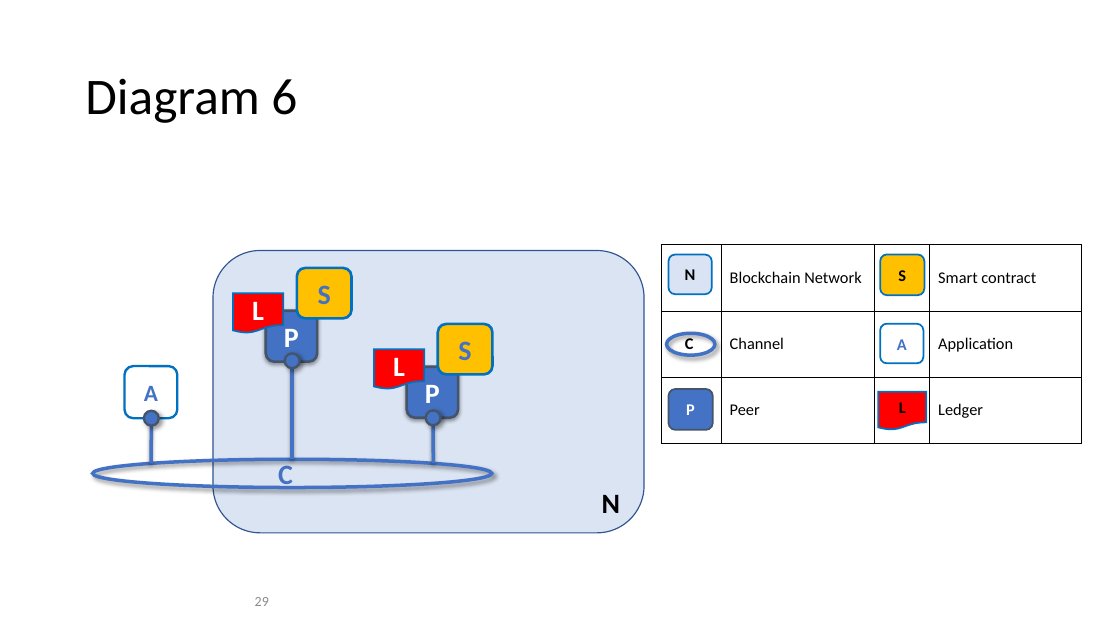
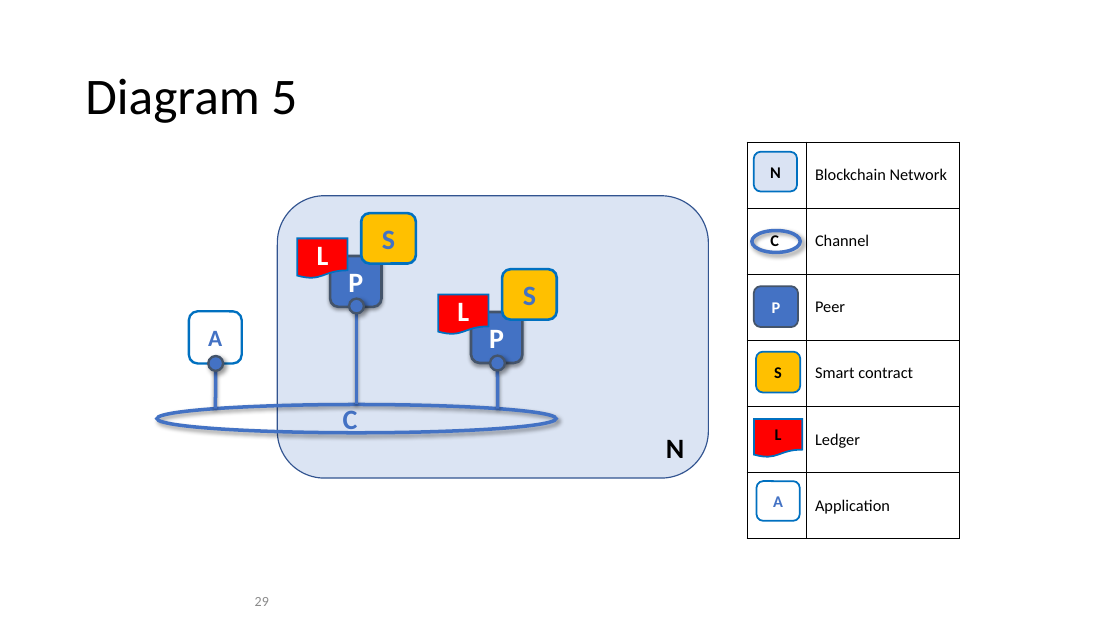
Before and after one commit to FabricTOC/FabricTOC, a slide deck: slide 29 of docs/OtherSourceMaterial/Diagrams.pptx. Drawn at 1120x630 pixels with LibreOffice and Linux fonts; fonts in the diff are those of the drawing. Boxes give left, top, right and bottom in pixels: in the first picture for what was removed or moved away, otherwise in the second. Text is boxed around its words. In the diff, an @@ line names an element or a change of style, - is before the commit and + after.

Commit message:
peer updates

```diff
--- a/docs/OtherSourceMaterial/Diagrams.pptx
+++ b/docs/OtherSourceMaterial/Diagrams.pptx
@@ title at bbox=[85, 78, 297, 123]: text changed @@
-Diagram 6
+Diagram 5
@@ table at bbox=[747, 142, 960, 539] @@
- | Blockchain Network |  | Smart contract
-C | Channel |  | Application
- | Peer |  | Ledger
+ | Blockchain Network
+C | Channel
+ | Peer
+ | Smart contract
+ | Ledger
+ | Application
@@ table: place and size @@
-table at bbox=[662, 245, 1081, 444]
+table at bbox=[747, 142, 960, 539]
@@ rounded rectangle "N": place and size @@
-rounded rectangle "N" at bbox=[669, 255, 712, 294]
+rounded rectangle "N" at bbox=[754, 152, 797, 192]
@@ ellipse: place and size @@
-ellipse at bbox=[667, 334, 716, 355]
+ellipse at bbox=[752, 230, 801, 252]
@@ rounded rectangle "P": place and size @@
-rounded rectangle "P" at bbox=[669, 389, 713, 430]
+rounded rectangle "P" at bbox=[754, 287, 798, 328]
@@ rounded rectangle "S": place and size @@
-rounded rectangle "S" at bbox=[881, 255, 925, 296]
+rounded rectangle "S" at bbox=[756, 352, 801, 393]
@@ 6 rounded rectangles, 4 ellipses, 3 lines, 2 texts, 2 flow chart documents: place and size @@
-6 rounded rectangles, 4 ellipses, 3 lines, 2 texts, 2 flow chart documents at bbox=[92, 250, 644, 533]
+6 rounded rectangles, 4 ellipses, 3 lines, 2 texts, 2 flow chart documents at bbox=[157, 196, 708, 478]
@@ flow chart document "L": place and size @@
-flow chart document "L" at bbox=[879, 392, 927, 429]
+flow chart document "L" at bbox=[755, 419, 802, 457]
@@ rounded rectangle "A": place and size @@
-rounded rectangle "A" at bbox=[881, 323, 923, 363]
+rounded rectangle "A" at bbox=[757, 481, 800, 521]
```
Also in this commit, not shown: 5 other slides changed, 3 other files.
